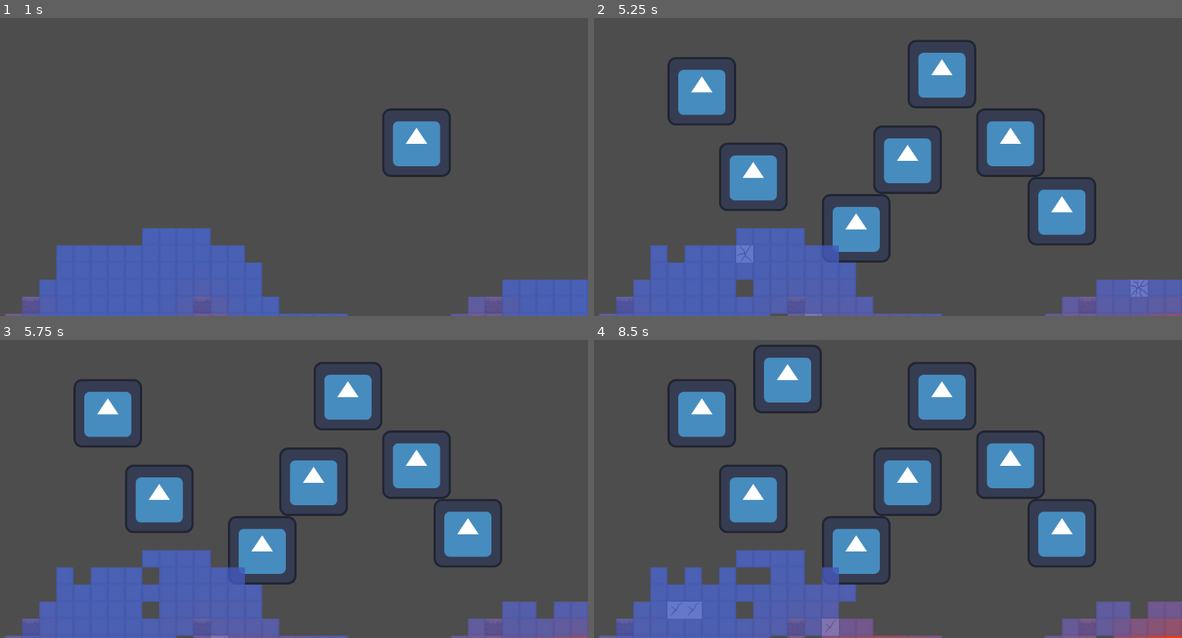
Above: before the commit, frames 1-4 (two rows, left to right).
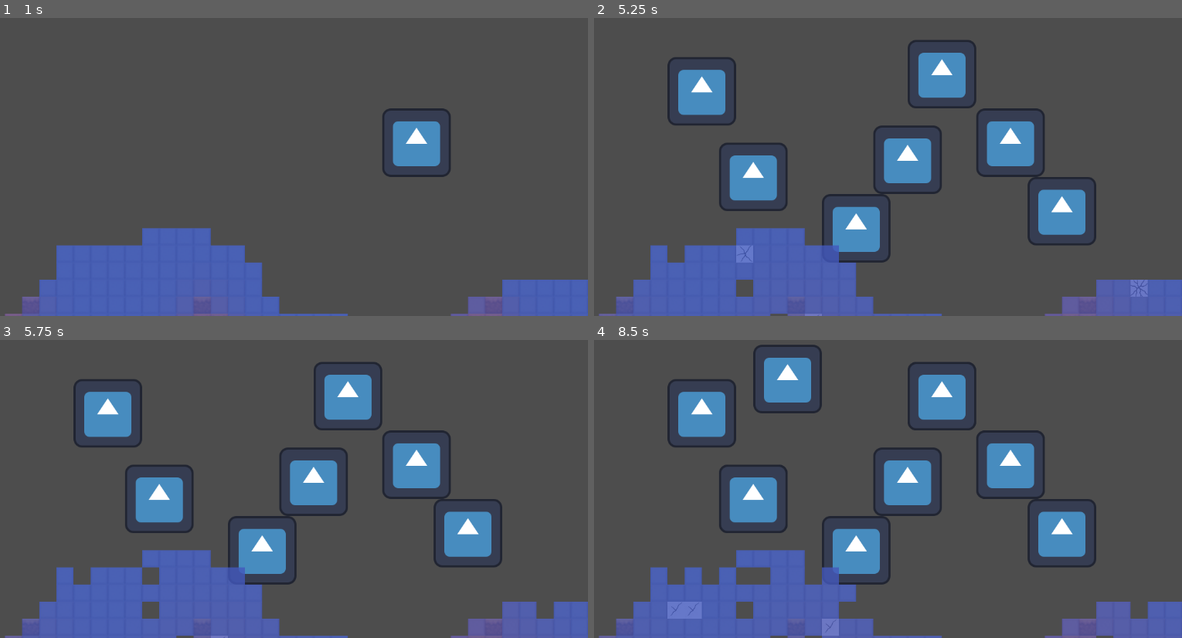
Above: after the commit, the same moments.

Repository: choe050919/starforge
Game: Godot game, scene res://scenes/world.tscn
Same seed, same stepped clock (60 frames per second), same inputs: the game is played once before the commit and once after it. The engine's default icon, where the game draws it, is replaced by a stand-in: a white triangle on a blue panel in a dark square.
Inputs (mouse positions are in pixels of both pictures, inside the frame that each line leads up to):
- Up to frame 1 (1 s): tap Enter at 0.5 s; move the mouse to (417, 125) at 0.52 s; tap T at 0.6 s; click (417, 125) at 0.67 s
- Up to frame 2 (5.25 s): tap Space at 1.25, 4.25 s; move the mouse to (752, 161) at 1.27 s; tap Y at 1.35, 2.85, 4.35 s; click (752, 161) at 1.42 s; tap Enter at 2 s; move the mouse to (935, 65) at 2.02 s; tap T at 2.1, 3.6, 5.1 s; click (935, 65) at 2.17 s; move the mouse to (840, 211) at 2.77 s; click (840, 211) at 2.92 s; move the mouse to (1058, 193) at 3.52 s; click (1058, 193) at 3.67 s; move the mouse to (688, 89) at 4.27 s; click (688, 89) at 4.42 s; move the mouse to (905, 143) at 5.02 s; click (905, 143) at 5.17 s
- Up to frame 3 (5.75 s): no input
- Up to frame 4 (8.5 s): move the mouse to (782, 378) at 5.77 s; tap Y at 5.85, 7.35 s; click (782, 378) at 5.92 s; tap Enter at 6.5 s; move the mouse to (1011, 447) at 6.52 s; tap T at 6.6, 8.1 s; click (1011, 447) at 6.67 s; move the mouse to (752, 483) at 7.27 s; click (752, 483) at 7.42 s; tap Space at 8 s; move the mouse to (935, 387) at 8.02 s; click (935, 387) at 8.17 s

Frame 1 is identical in both runs. In frame 2, less than 0.1% of the frame differs, in the area x 94-100%, y 99-100%; in frame 3, less than 0.1%; in frame 4, 1.6%, in the area x 32-100%, y 87-100%.

Commit message:
0.0.1.1
액체 데이더 생성

Diff:
--- a/project.godot
+++ b/project.godot
@@ -11,7 +11,7 @@
 [application]
 
 config/name="StarForge"
-config/version="0.0.1.0"
+config/version="0.0.1.1"
 run/main_scene="uid://c5gv3n6byiin7"
 config/features=PackedStringArray("4.4", "Forward Plus")
 config/icon="res://icon.svg"
--- a/scenes/world.tscn
+++ b/scenes/world.tscn
@@ -15,6 +15,9 @@
 [ext_resource type="Script" uid="uid://d1vx7d5vanhpq" path="res://scripts/durability.gd" id="9_d1vx7"]
 [ext_resource type="PackedScene" uid="uid://dvfaso5evvyd" path="res://scenes/critter_breaker.tscn" id="10_bkrkr"]
 [ext_resource type="Script" uid="uid://b2776qmf4l0o" path="res://scripts/critter_spawner.gd" id="11_q5onr"]
+[ext_resource type="Script" uid="uid://db07wrr6kyq4v" path="res://scripts/fluid.gd" id="13_lakw3"]
+[ext_resource type="Script" uid="uid://by6y82yoenlkc" path="res://scripts/gas.gd" id="14_pm21f"]
+[ext_resource type="Script" uid="uid://n7d0orcaljj3" path="res://scripts/phase_change.gd" id="15_2lf6f"]
 
 [node name="World" type="Node2D"]
 script = ExtResource("1_f3sb7")
@@ -51,7 +54,6 @@
 
 [node name="Temperature" type="Node" parent="Systems"]
 script = ExtResource("5_i7141")
-uranium_power_per_sec = 300.0
 
 [node name="SimClock" type="Node" parent="Systems"]
 script = ExtResource("5_qfnet")
@@ -61,10 +63,13 @@
 terrain_node_path = NodePath("../../Terrain")
 
 [node name="Fluid" type="Node" parent="Systems"]
+script = ExtResource("13_lakw3")
 
 [node name="Gas" type="Node" parent="Systems"]
+script = ExtResource("14_pm21f")
 
 [node name="PhaseChange" type="Node" parent="Systems"]
+script = ExtResource("15_2lf6f")
 
 [node name="Actors" type="Node2D" parent="."]
 
--- /dev/null
+++ b/scripts/fluid.gd
@@ -0,0 +1,14 @@
+extends Node
+class_name Fluid
+
+# Holds initial liquid amount and spring markers. No simulation yet.
+
+var size: Vector2i
+var amounts: PackedFloat32Array = PackedFloat32Array()
+var springs: PackedVector2Array = PackedVector2Array()
+
+func setup(initial_amounts: PackedFloat32Array, spring_cells: PackedVector2Array, grid_size: Vector2i) -> void:
+	# Store liquid distribution and spring positions
+	size = grid_size
+	amounts = PackedFloat32Array(initial_amounts)
+	springs = PackedVector2Array(spring_cells)
--- /dev/null
+++ b/scripts/gas.gd
@@ -0,0 +1 @@
+extends Node
--- /dev/null
+++ b/scripts/phase_change.gd
@@ -0,0 +1 @@
+extends Node
--- a/scripts/world.gd
+++ b/scripts/world.gd
@@ -7,6 +7,7 @@
 @onready var heatmap: HeatmapOverlay = get_node("Terrain/HeatmapOverlay")
 @onready var ground_layer: TileMapLayer = get_node("Terrain/Ground")
 @onready var tchange: TileChange = get_node("Systems/TileChange")
+@onready var fluid: Fluid = get_node("Systems/Fluid")
 @onready var heat_src: HeatSourceOverlay = get_node("Terrain/HeatSourceOverlay")
 @onready var durability: Durability = get_node("Systems/Durability")
 @onready var crack_overlay: CrackOverlay = get_node("Terrain/CrackOverlay")
@@ -48,7 +49,7 @@
 
 	_apply_overlay_state() # 생략 가능
 
-func _on_world_generated(tiles: PackedInt32Array, size: Vector2i) -> void:
+func _on_world_generated(tiles: PackedInt32Array, size: Vector2i, liquid: PackedFloat32Array, springs: PackedVector2Array) -> void:
 	terrain.apply_tiles(tiles, size)
 
 	# center camera on the map
@@ -69,6 +70,9 @@
 
 	if durability:
 		durability.setup_from_tiles(tiles, size)
+
+	if fluid:
+		fluid.setup(liquid, springs, size)
 
 	if tchange:
 		tchange.setup(tiles, size) # 타일 변경 시스템에 현재 맵 전달
--- a/scripts/world_gen.gd
+++ b/scripts/world_gen.gd
@@ -1,8 +1,7 @@
 extends Node
 class_name WorldGen
 
-signal generated(tile_types: PackedInt32Array, size: Vector2i)
-
+signal generated(tile_types: PackedInt32Array, size: Vector2i, liquid_amount: PackedFloat32Array, springs: PackedVector2Array)
 @export var size: Vector2i = Vector2i(256, 128)
 
 # 노이즈/분포 파라미터
@@ -27,11 +26,18 @@
 const TILE_GROUND: int = 2
 const TILE_URANIUM: int = 3
 
+# ── 초기 액체 배치 파라미터 ──
+@export var water_level_ratio: float = 0.4
+@export var min_lake_size: int = 4
+@export var depth_scale: float = 4.0
+@export var springs_per_k: float = 1.0
+
 func generate() -> void:
 	var hmap := generate_heightmap()
 	var tiles := classify_tiles(hmap)
 	place_uranium(tiles, hmap)
-	emit_signal("generated", tiles, size)
+	var liquid := generate_liquids(hmap)
+	emit_signal("generated", tiles, size, liquid.amount, liquid.springs)
 
 # Build a 1D heightmap representing surface level per column
 func generate_heightmap() -> PackedInt32Array:
@@ -106,3 +112,51 @@
 
 			if hit_noise or hit_rand:
 				tiles[idx2] = TILE_URANIUM
+
+func generate_liquids(hmap: PackedInt32Array) -> Dictionary:
+	var amount := PackedFloat32Array()
+	amount.resize(size.x * size.y)
+	var springs := PackedVector2Array()
+	var min_h: int = hmap[0]
+	var max_h: int = hmap[0]
+	for x in size.x:
+		min_h = min(min_h, hmap[x])
+		max_h = max(max_h, hmap[x])
+	var water_level: int = int(lerp(float(min_h), float(max_h), water_level_ratio))
+	var seg_start: int = -1
+	for x in size.x:
+		if hmap[x] >= water_level:
+			if seg_start == -1:
+					seg_start = x
+		else:
+			if seg_start != -1:
+				_fill_lake(amount, hmap, seg_start, x - 1, water_level)
+				seg_start = -1
+	if seg_start != -1:
+		_fill_lake(amount, hmap, seg_start, size.x - 1, water_level)
+	var rng := RandomNumberGenerator.new()
+	rng.seed = seed_height
+	var prob: float = springs_per_k / 1000.0
+	for x in range(1, size.x - 1):
+		var h0: int = hmap[x]
+		if h0 >= water_level:
+			continue
+		var slope_l: float = abs(h0 - hmap[x - 1])
+		var slope_r: float = abs(h0 - hmap[x + 1])
+		if max(slope_l, slope_r) < 2:
+			continue
+		if rng.randf() < prob:
+			springs.append(Vector2i(x, h0))
+	return {"amount": amount, "springs": springs}
+
+func _fill_lake(amount: PackedFloat32Array, hmap: PackedInt32Array, sx: int, ex: int, water_level: int) -> void:
+	var width: int = ex - sx + 1
+	if width < min_lake_size:
+		return
+	for x in range(sx, ex + 1):
+		var ground: int = hmap[x]
+		for y in range(water_level, ground):
+			var depth_from_surface: int = y - water_level + 1
+			var fill: float = clamp(float(depth_from_surface) / depth_scale, 0.0, 1.0)
+			var idx: int = y * size.x + x
+			amount[idx] = fill
Not shown: 1 places in scenes/world.tscn that only renumber resources
Not shown, added: scripts/fluid.gd.uid
Not shown, added: scripts/gas.gd.uid
Not shown, added: scripts/phase_change.gd.uid
